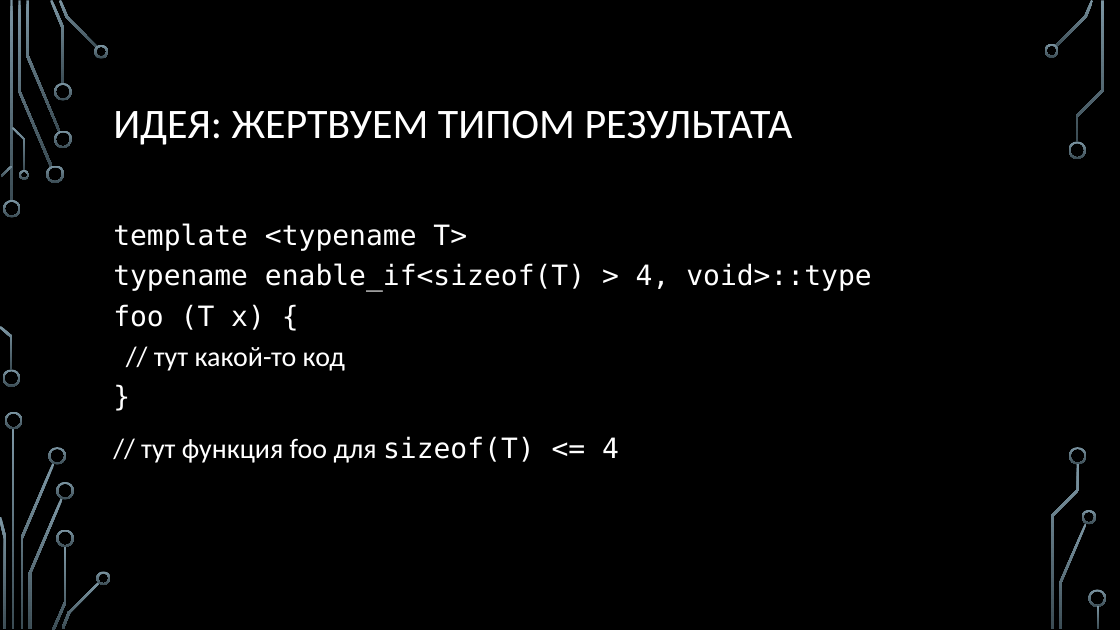
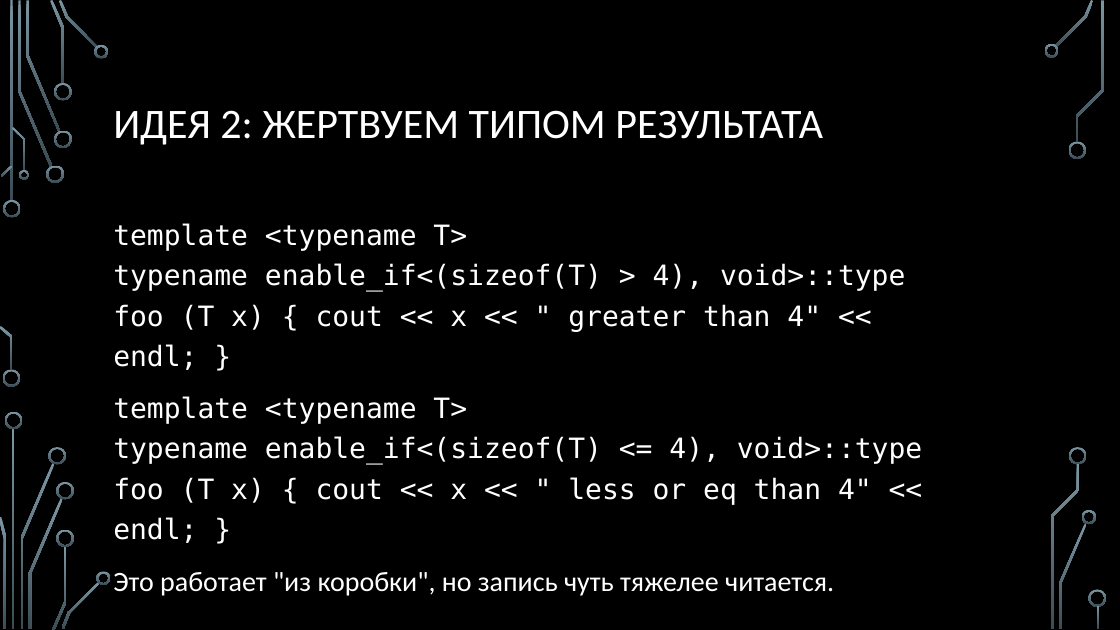
Before and after one commit to MIPT-ILab/cpp-lects-rus, a slide deck: slide 64 of slides/lec2-8-sfinae.pptx (slide 58 before the commit). Drawn at 1120x630 pixels with LibreOffice and Linux fonts; fonts in the diff are those of the drawing; background and template pictures are left out. Boxes give left, top, right and bottom in pixels: in the first picture for what was removed or moved away, otherwise in the second. Text is boxed around its words. In the diff, an @@ line names an element or a change of style, - is before the commit and + after.

```diff
--- a/slides/lec2-8-sfinae.pptx
+++ b/slides/lec2-8-sfinae.pptx
@@ title at [113, 110, 823, 145]: text changed @@
-ИДЕЯ: ЖЕРТВУЕМ ТИПОМ РЕЗУЛЬТАТА
+ИДЕЯ 2: ЖЕРТВУЕМ ТИПОМ РЕЗУЛЬТАТА
@@ text at [113, 223, 922, 596]: text changed @@
-template <typename T>
-typename enable_if<sizeof(T) > 4, void>::type
-foo (T x) {
-// тут какой-то код
-}
-// тут функция foo для sizeof(T) <= 4
+template <typename T>
+typename enable_if<(sizeof(T) > 4), void>::type
+foo (T x) { cout << x << " greater than 4" << endl; }
+template <typename T>
+typename enable_if<(sizeof(T) <= 4), void>::type
+foo (T x) { cout << x << " less or eq than 4" << endl; }
+Это работает "из коробки", но запись чуть тяжелее читается.
```
Also in this commit, not shown: 20 other slides changed, 8 slides added, 9 other files.
